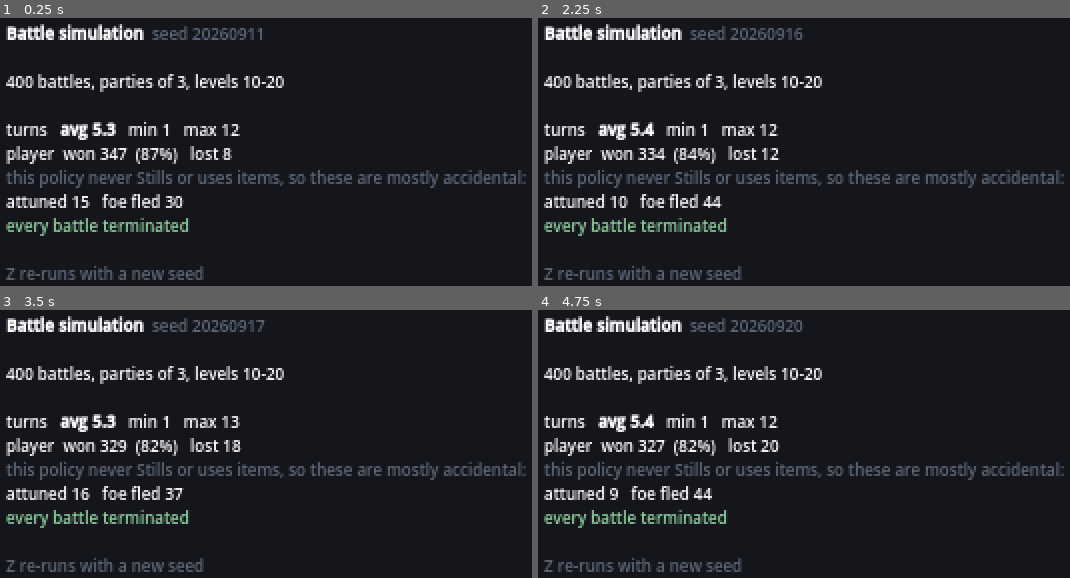
Above: before the commit, frames 1-4 (two rows, left to right).
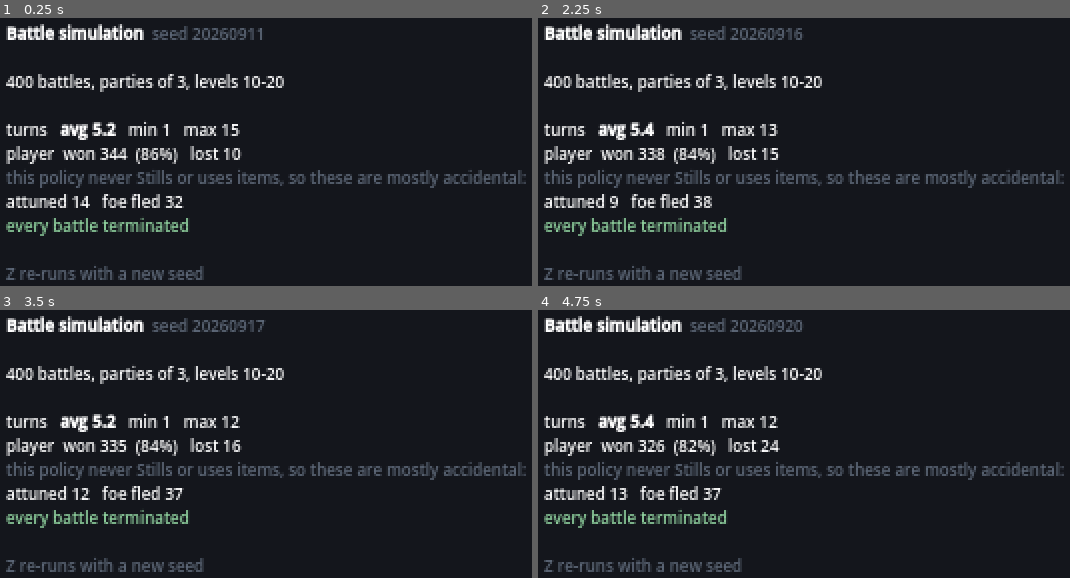
Above: after the commit, the same moments.

Repository: ducetruce/game
Game: Godot game, scene res://scenes/debug/battle_sim.tscn
Two runs of this game, one before a commit and one after it. Both use one fixed random seed, a clock stepped at 60 frames per second and the inputs below. This scene is started directly instead of the project's main scene.
Inputs:
- Up to frame 1 (0.25 s): no input
- Up to frame 2 (2.25 s): tap Enter at 0.5, 2 s; hold D (move_right) 0.53-1.28 s; tap Z (interact) at 0.6, 2.1 s; tap Space at 1.25 s; hold S (move_down) 1.28-2.03 s; tap Shift (run) at 1.35 s; hold D (move_right) from 2.03 s (still down)
- Up to frame 3 (3.5 s): tap Space at 2.75 s; release D (move_right) at 2.78 s; hold W (move_up) from 2.78 s (still down); tap Shift (run) at 2.85 s
- Up to frame 4 (4.75 s): tap Enter at 3.5 s; release W (move_up) at 3.53 s; hold A (move_left) from 3.53 s (still down); tap Z (interact) at 3.6 s; tap M (menu) at 4.15 s; tap Space at 4.25 s; tap Shift (run) at 4.35 s

The runs differ from the first frame. In frame 1, 0.5% of the frame differs, in the area x 15-46%, y 39-71%; in frame 2, 0.8%, in the area x 13-46%, y 40-71%; in frame 3, 0.3%; in frame 4, 0.8%.

Commit message:
Add critical hits and Struggle
Two of § 20's answers, built together because both live in the turn loop.

Crits are 1.5x on a 1-in-16 roll, rolled by the caller rather than inside
Damage.compute() -- the same split `variance` already used, so a preview or
a test can ask for either outcome deliberately. The multiplier lands before
the floor, not on the floored result, so a crit can sit one point above
floor(normal * 1.5).

A crit cannot punch through the Tempering Draught. The restrain cap is
applied after Damage.compute returns, so it clamps a crit like anything
else. Worth stating outright: the Draught exists to prevent an accidental
kill, and a hole in it on the single biggest roll -- the one most likely to
kill the creature you were three turns into reading -- would make it
untrustworthy exactly when it matters.

Struggle is code, not content. Nothing learns, teaches or sells it, no
learnset may name it, and MoveData.from_dict() rightly refuses a damaging
move with no type, which is precisely what Struggle must be so it can
neither take STAB nor be resisted. Data would have meant an exemption there
and in the validator for one reserved id. It needed no UI work either:
move_options() returns it as an ordinary row when nothing has uses left, and
the foe AI reaches for it instead of the Still it used to fall back on --
which was the actual stalemate, two creatures with nothing left standing at
each other forever.

Recoil is a quarter of the user's own max HP, not of the damage dealt: a
cost measured against the target's remaining health would shrink exactly
when the fight most needs ending.

One test nearly lied. The crit-cap check first swung with moves[0], which at
level 40 is a buff, not an attack -- it measured zero damage 300 times and
passed. It now picks the first damaging move and asserts the hits land
before asserting they are capped. Verified: 400 swings of an over-levelled
attacker at a level 5 wild creature all landed, none exceeded the cap, it
never died; crit rate measures 0.0619 over 20000 rolls; a stripped-bare pair
resolves in 3 turns; and the 400-battle sim still terminates every battle.

Co-Authored-By: Claude Opus 5 <noreply@anthropic.com>
Claude-Session: https://claude.ai/code/session_01KqDWnzjoFFAM1KXhCF3S2g

Diff:
--- a/src/battle/battle_state.gd
+++ b/src/battle/battle_state.gd
@@ -105,17 +105,33 @@
 func move_options() -> Array:
 	var options := []
 	var creature := active().creature
+	var anything_left := false
 	for i in creature.moves.size():
 		var move := Content.get_move(creature.moves[i])
 		if move == null:
 			continue
+		var left: int = creature.move_uses[i] if i < creature.move_uses.size() else 0
+		anything_left = anything_left or left > 0
 		options.append({
 			"id": move.id,
 			"name": move.display_name,
 			"type": move.type,
-			"uses": creature.move_uses[i] if i < creature.move_uses.size() else 0,
+			"uses": left,
 			"max_uses": move.uses,
 		})
+
+	# Nothing left to spend: the list becomes the one thing that is always
+	# available. Returning it as an ordinary row means the battle menu needs to
+	# know nothing about Struggle.
+	if not anything_left:
+		var struggle := MoveData.struggle()
+		return [{
+			"id": struggle.id,
+			"name": struggle.display_name,
+			"type": struggle.type,
+			"uses": 1,
+			"max_uses": 1,
+		}]
 	return options
 
 
@@ -222,11 +238,13 @@
 ## Resonance from it. hit is false on a miss or an empty/unusable move.
 func _do_move(user: Combatant, target: Combatant, move_id: String) -> Dictionary:
 	var empty_result := {"hit": false, "dealt": 0, "type_multiplier": 1.0, "hp_ratio_before": target.hp_ratio()}
-	var move := Content.get_move(move_id)
+	var struggling := move_id == MoveData.STRUGGLE_ID
+	var move := MoveData.struggle() if struggling else Content.get_move(move_id)
 	if move == null:
 		log_lines.append("%s hesitates." % user.log_name())
 		return empty_result
-	if not user.creature.spend_use(move_id):
+	# Struggle is not in anyone's move list, so there is no use to spend.
+	if not struggling and not user.creature.spend_use(move_id):
 		log_lines.append("%s has nothing left of %s." % [user.log_name(), move.display_name])
 		return empty_result
 
@@ -241,17 +259,28 @@
 		return empty_result
 
 	var hp_ratio_before := target.hp_ratio()
-	var result := Damage.compute(user, target, move, Damage.roll_variance(rng))
+	var result := Damage.compute(
+		user, target, move, Damage.roll_variance(rng), Damage.roll_critical(rng))
 	var amount := int(result["amount"])
 	if restrained and target.is_wild:
 		# A single hit can never end the fight outright -- it can still be
 		# finished off over several, if the player keeps swinging regardless.
+		# This clamps the crit too, deliberately: the Draught would be worth
+		# little if the one roll it failed to cover were the biggest one.
 		amount = mini(amount, maxi(1, int(float(target.creature.max_hp()) * _restrain_cap_ratio)))
 	var dealt := target.creature.take_damage(amount)
+	if bool(result["critical"]):
+		log_lines.append("It found the gap.")
 	var note := Damage.effectiveness_text(float(result["type_multiplier"]))
 	if not note.is_empty():
 		log_lines.append(note)
 	log_lines.append("%s takes %d." % [target.log_name(), dealt])
+	if struggling:
+		var recoil := maxi(1, int(floorf(
+			float(user.creature.max_hp()) * MoveData.STRUGGLE_RECOIL_RATIO)))
+		log_lines.append("The effort costs %s %d." % [
+			user.log_name(), user.creature.take_damage(recoil),
+		])
 	return {
 		"hit": true,
 		"dealt": dealt,
@@ -646,8 +675,9 @@
 		if i < foe.creature.move_uses.size() and foe.creature.move_uses[i] > 0:
 			usable.append(foe.creature.moves[i])
 	if usable.is_empty():
-		# Out of everything. Standing there is at least honest.
-		return {"kind": ACTION_STILL}
+		# Out of everything. Struggling hurts it, which is the point: two
+		# creatures with nothing left used to stand facing each other forever.
+		return {"kind": ACTION_MOVE, "move": MoveData.STRUGGLE_ID}
 
 	if rng.randf() < AI_BEST_MOVE_CHANCE:
 		var best := ""
--- a/src/battle/damage.gd
+++ b/src/battle/damage.gd
@@ -33,9 +33,24 @@
 ## three-turn fights with one-shots at level parity.
 const MINIMUM_DAMAGE := 1
 
+## An uncommon roll at a modest multiplier, rather than a rare one at a big
+## multiplier. This design leans on fights being plannable -- a 2x spike turns
+## a fight you had read into a coin flip, and it would do it most often on the
+## turn before a capture lands. 1.5x is felt without being decisive.
+##
+## Crits are applied before the Tempering Draught's cap, never after: the one
+## item whose whole job is preventing an accidental kill must not have a hole
+## in it on the exact roll that most threatens one. See BattleState._do_move.
+const CRITICAL_CHANCE := 1.0 / 16.0
+const CRITICAL_MULTIPLIER := 1.5
+
 
 static func roll_variance(rng: RandomNumberGenerator) -> float:
 	return rng.randf_range(VARIANCE_MIN, VARIANCE_MAX)
+
+
+static func roll_critical(rng: RandomNumberGenerator) -> bool:
+	return rng.randf() < CRITICAL_CHANCE
 
 
 ## Takes Combatants, not Creatures, so stat stages are always applied -- there
@@ -44,11 +59,14 @@
 ## Returns a breakdown rather than a bare number, because the battle log needs
 ## to say *why* a hit landed the way it did. `variance` is a multiplier,
 ## normally from roll_variance; pass VARIANCE_MAX for a deterministic preview.
+## `critical` is likewise passed in rather than rolled here, so a preview or a
+## test can ask for either outcome on purpose.
 static func compute(
 	attacker: Combatant,
 	defender: Combatant,
 	move: MoveData,
-	variance: float = VARIANCE_MAX
+	variance: float = VARIANCE_MAX,
+	critical: bool = false
 ) -> Dictionary:
 	var result := {
 		"amount": 0,
@@ -57,6 +75,7 @@
 		"attack_stat": 0,
 		"defense_stat": 0,
 		"is_damaging": move.is_damaging(),
+		"critical": critical,
 	}
 	if not move.is_damaging():
 		return result
@@ -75,7 +94,9 @@
 	result["type_multiplier"] = type_multiplier
 	result["stab"] = stab
 
-	result["amount"] = maxi(MINIMUM_DAMAGE, int(floorf(base * type_multiplier * stab * variance)))
+	var crit := CRITICAL_MULTIPLIER if critical else 1.0
+	result["amount"] = maxi(
+		MINIMUM_DAMAGE, int(floorf(base * type_multiplier * stab * variance * crit)))
 	return result
 
 
--- a/src/data/move_data.gd
+++ b/src/data/move_data.gd
@@ -5,6 +5,16 @@
 const CATEGORY_PHYSICAL := "physical"
 const CATEGORY_SPIRIT := "spirit"
 const CATEGORY_STATUS := "status"
+
+const STRUGGLE_ID := "struggle"
+const STRUGGLE_POWER := 50
+## Struggle's cost to whoever uses it, as a share of their *own* max HP rather
+## than of the damage dealt. The move exists to end a fight nobody can win, and
+## a cost measured against the target's remaining health would shrink exactly
+## when the fight most needs ending. A quarter caps the stalemate at four turns.
+const STRUGGLE_RECOIL_RATIO := 0.25
+
+static var _struggle: MoveData = null
 
 var id := ""
 var display_name := ""
@@ -49,6 +59,28 @@
 	return move
 
 
+## What a creature falls back on with nothing left to spend, so that a battle
+## in which both sides are out of moves still ends (docs/DESIGN.md § 20).
+##
+## Built here rather than in data/moves.json because it is not content: nothing
+## learns, teaches or sells it, no learnset may name it, and from_dict() quite
+## rightly refuses a damaging move with no type -- which is exactly what this
+## has to be, so it can neither take STAB nor be resisted. Putting it in data
+## would mean an exemption here *and* in the validator, for one reserved id.
+static func struggle() -> MoveData:
+	if _struggle == null:
+		_struggle = MoveData.new()
+		_struggle.id = STRUGGLE_ID
+		_struggle.display_name = "Struggle"
+		_struggle.type = TypeChart.NO_TYPE
+		_struggle.category = CATEGORY_PHYSICAL
+		_struggle.power = STRUGGLE_POWER
+		_struggle.accuracy = 100
+		_struggle.uses = 1
+		_struggle.description = "What is left when nothing else is. It costs you too."
+	return _struggle
+
+
 func is_damaging() -> bool:
 	return category != CATEGORY_STATUS
 
Not shown, changed: README.md
Not shown, changed: docs/DESIGN.md
